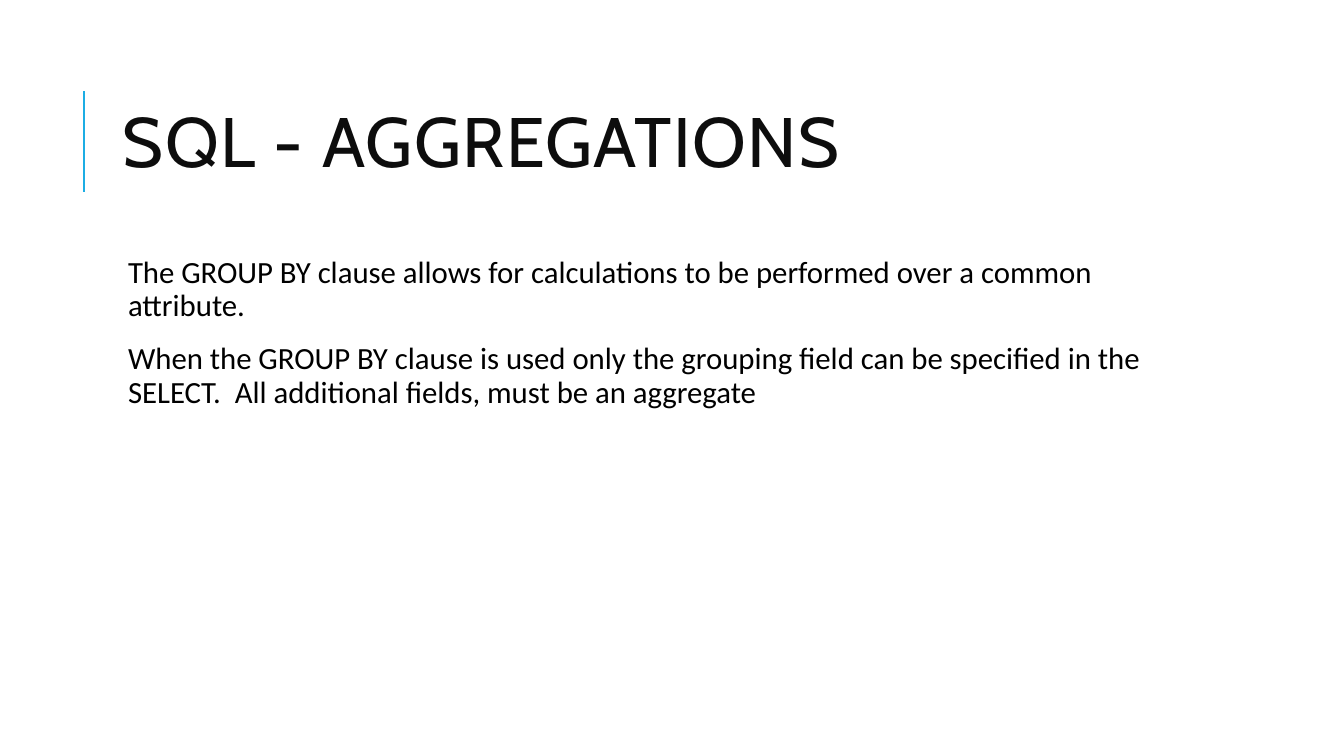
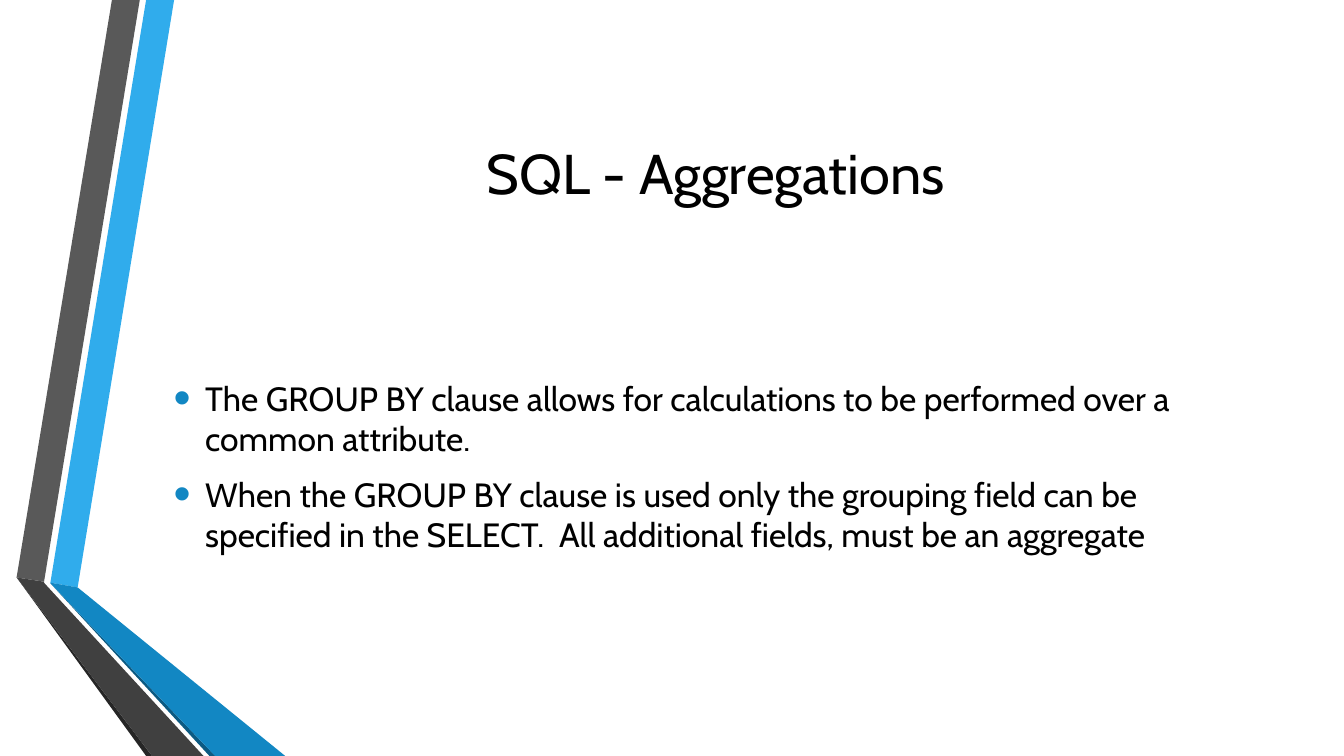
Before and after one commit to TomG007/gis5577, a slide deck: slide 14 of SQL.pptx. Drawn at 1344x756 pixels with LibreOffice and Linux fonts; fonts in the diff are those of the drawing; background and template pictures are left out. Boxes give left, top, right and bottom in pixels: in the first picture for what was removed or moved away, otherwise in the second. Text is boxed around its words. In the diff, an @@ line names an element or a change of style, - is before the commit and + after.

```diff
--- a/SQL.pptx
+++ b/SQL.pptx
@@ line removed from (84, 192) to (84, 91) @@
@@ title at [487, 154, 945, 207]: text changed; size 50 to 40 pt; text colour #0D0D0D to #000000 @@
-SQL - AGGREGATIONS
+SQL - Aggregations
@@ text "The GROUP BY clause allows ...": place and size @@
-text "The GROUP BY clause allows ..." at [128, 261, 1140, 409]
+text "The GROUP BY clause allows ..." at [205, 385, 1169, 555]
@@ text "The GROUP BY clause allows ..." at [205, 385, 1169, 555]: size 22 to 24 pt, font Calibri to Cabin; bullet   to •; line spacing 0.9 to 1; less space between paragraphs; bullet colour #1CADE4 to #1287C3; vertical alignment top to middle @@
@@ group added at [16, 0, 285, 756]: 6 freeform shapes @@
```
Also in this commit, not shown: 17 other slides changed, 3 other files.
